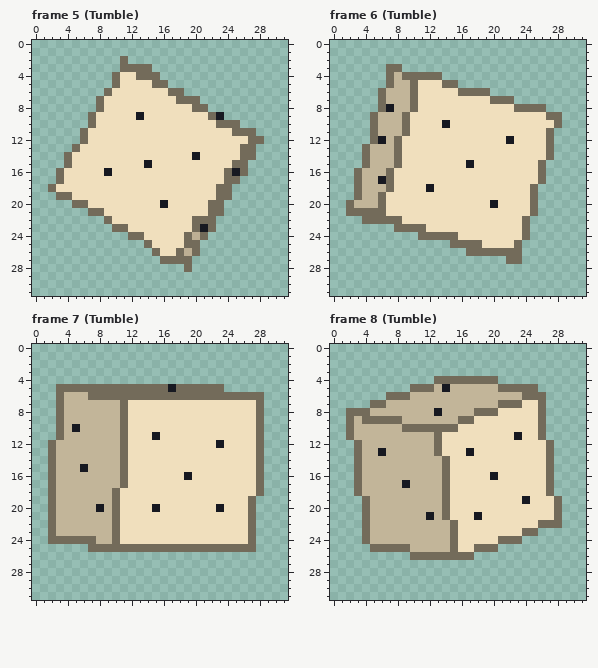
A pixel-art file gets an edit: assets/source/aseprite/rolls/d6.aseprite. Above is the file before it was changed.
32x32 pixels, 24 frames. Colours within 5 levels of each other are drawn and written as one. Shown: frame 5 (Tumble), frame 6 (Tumble), frame 7 (Tumble), frame 8 (Tumble). The commit also changed other frames, which this record leaves out.
Now the later version:
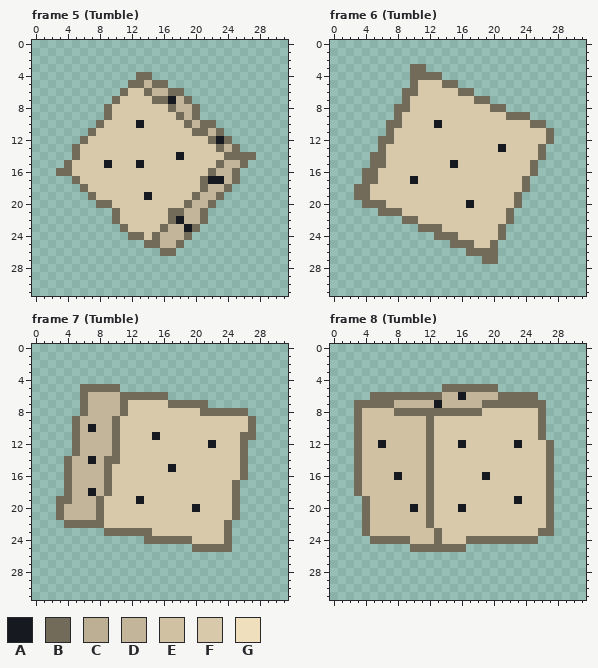
Palette (. is transparent): A #171921  B #736b5a  C #bdaf94  D #c2b599  E #d0c1a3  F #d8c9aa  G #f0dfbd
The exact change:
Changed rows in their new state; - is an unchanged pixel.
Frame 5 (Tumble):
first column x 2:
 2 ---------.-----------------
 3 ---------....--------------
 4 --------...--.-------------
 5 --------..BBD--------------
 6 -------..BFFBDD------------
 7 ------..BFFFFBBAD-.--------
 8 ------.BFFFFFFFBDD-.-------
 9 -----..BFFFFFFFFBDB...-----
10 -----.BFFFFAFFFFFBDBB...---
11 ----.BFFFFFFFFFFFFBBDB....-
12 -----FFFFFFFFFFFFFFFBAB....
13 ----FFFFFFFFFFFFFFFFFBDB..-
14 --.BFFFFFFFFFFFFAFFFFFBB---
15 ---FFFFAFFFAFFFFFFFFFBDD---
16 --BFFFFFFFFFFFFFFFFFBDDB.--
17 -..BFFFFFFFFFFFFFFFBAAD----
18 ....BFFFFFFFFFFFFFFBDD-----
19 -....BFFFFFFAFFFFFBDD-.----
20 ---...BBFFFFFFFFFBDD-.-----
21 -----...BFFFFFFBBDDB..-----
22 -------.BFFFFFFBADD-.------
23 --------.-FFFFBDDA-..------
24 ------------FBDDD-..-------
25 -------------BDDB..--------
26 -------------.BB...--------
27 --------------....---------
28 -----------------.---------
Frame 6 (Tumble):
first column x 2:
 3 -----..-BB-----------------
 4 -----...-------------------
 5 -----...-FFF---------------
 6 ----...B-FFFFF--..---------
 7 ----...BFFFFFFFFBB...------
 8 ----..BBFFFFFFFFFFBB.....--
 9 ---...BFFFFFFFFFFFFFBBB....
10 ---..BBFFFFAFFFFFFFFFFFBB..
11 ---..BFFFFFFFFFFFFFFFFFFF--
12 ---.BBFFFFFFFFFFFFFFFFFFF--
13 --..BFFFFFFFFFFFFFFAFFFFB.-
14 --.BBFFFFFFFFFFFFFFFFFFFB.-
15 --.BBFFFFFFFFAFFFFFFFFFB.--
16 -.BBFFFFFFFFFFFFFFFFFFFB.--
17 -.BBFFFFAFFFFFFFFFFFFFB..--
18 --BFFFFFFFFFFFFFFFFFFFB.---
19 --BFFFFFFFFFFFFFFFFFFB..---
20 ..BB-FFFFFFFFFFAFFFFFB..---
21 ....-BBFFFFFFFFFFFFFB...---
22 --.....BBFFFFFFFFFFFB..----
23 ------...-BBFFFFFFFB...----
24 ---------..---FFFFFB...----
25 ----------------FFB...-----
26 -------------------...-----
27 -----------------BB-..-----
Frame 7 (Tumble):
first column x 2:
 5 -...-----.............-----
 6 -...BDDDD------............
 7 -...B-----FFFFFBBBBB.......
 8 -...B-----FFFFFFFFFBBBBBB..
 9 -..B----BFFFFFFFFFFFFFFFFB.
10 -..B-A--BFFFFFFFFFFFFFFFFB.
11 -..B----BFFFF-FFFFFFFFFFBB.
12 ...B----BFFFFFFFFFFFAFFFB..
13 ...B----BFFFFFFFFFFFFFFFB..
14 ..B--A-BBFFFFFFFFFFFFFFFB..
15 ..B-D--BFFFFFFFAFFFFFFFFB..
16 ..B----BFFFFFFFFFFFFFFFFB..
17 ..B----BFFFFFFFFFFFFFFFB...
18 ..B--A-BFFFFFFFFFFFFFFFB...
19 .BB---BFFFFAFFFFFFFFFFFB..-
20 .B----BFFFFFFFFFFFAFFFFB..-
21 .B----BFFFFFFFFFFFFFFFFB..-
22 ..BBBBBFFFFFFFFFFFFFFFB...-
23 .......B-BBBBFFFFFFFFFB...-
24 ............BBBBBBFFFFB...-
25 -----.............-----...-
Frame 8 (Tumble):
first column x 2:
 4 -----------........--------
 5 --------....BBBBBBB.....---
 6 ---BB---BBBB--A----BBB--.--
 7 -BB--B-----A-----BB---BB---
 8 .-EEEEBBBBBBBBBB-FFFFFFF---
 9 .BEEEEEEEEBFFFFFFFFFFFFF---
10 .BEEEEEEEE-FFFFFFFFFFFFF---
11 .BEEEEEEEEBFFFFFFFFFFFFF---
12 --EEAEEEEEBFFFAFFFFFFAFFF--
13 --EEEEEEEEBFFFFFFFFFFFFFF--
14 --EEEEEEEEBFFFFFFFFFFFFFF--
15 --EEEEEEEEBFFFFFFFFFFFFFF--
16 --EEEEAEEEBFFFFFFAFFFFFFF--
17 --EEEEEEEEBFFFFFFFFFFFFFF--
18 --EEEEEEEEBFFFFFFFFFFFFFF--
19 ---EEEEEEEBFFFFFFFFFFAFFFB.
20 ---EEEEEAEBFFFAFFFFFFFFFFB.
21 ---EEEEEEEBFFFFFFFFFFFFFFB.
22 ---EEEEEEEBFFFFFFFFFFFFFF-.
23 ---EEEEEEEEBFFFFFFFFFFFFBB-
24 --.BBBBBEEEBFFFBBBB---BB---
25 ---.....BBBBB-B....--------
26 --------........-----------
Where, in picture pixels (left, top, right, bottom), the same in both pictures:
changed: (48, 56, 264, 272)
changed: (346, 64, 562, 264)
changed: (48, 384, 264, 552)
changed: (346, 376, 562, 560)
